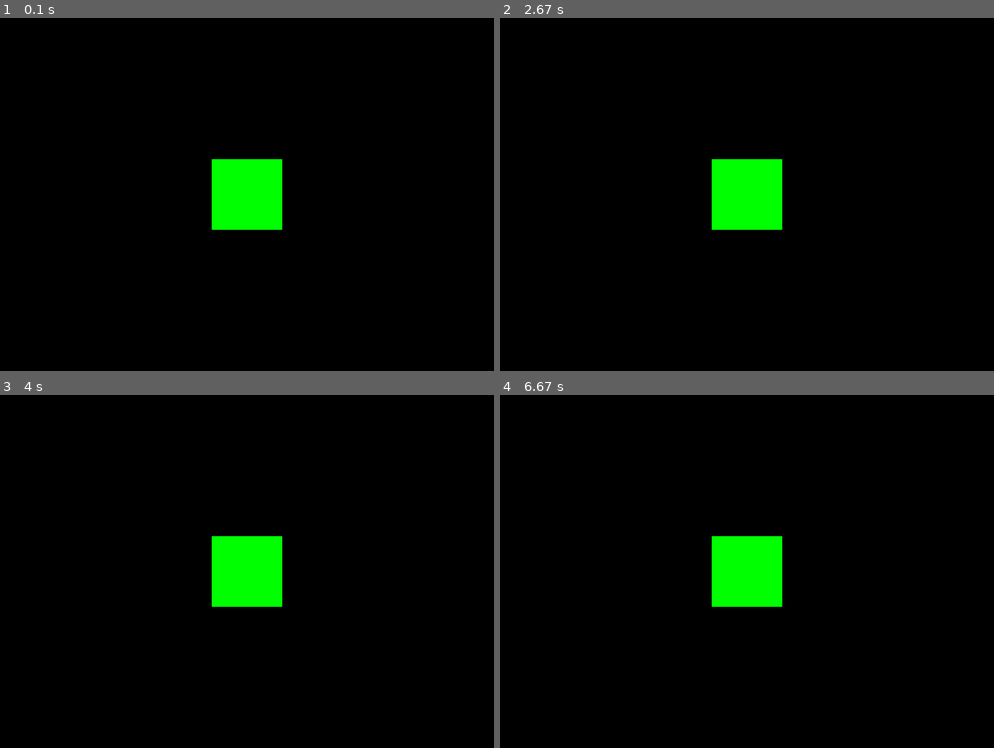
Above: before the commit, frames 1-4 (two rows, left to right).
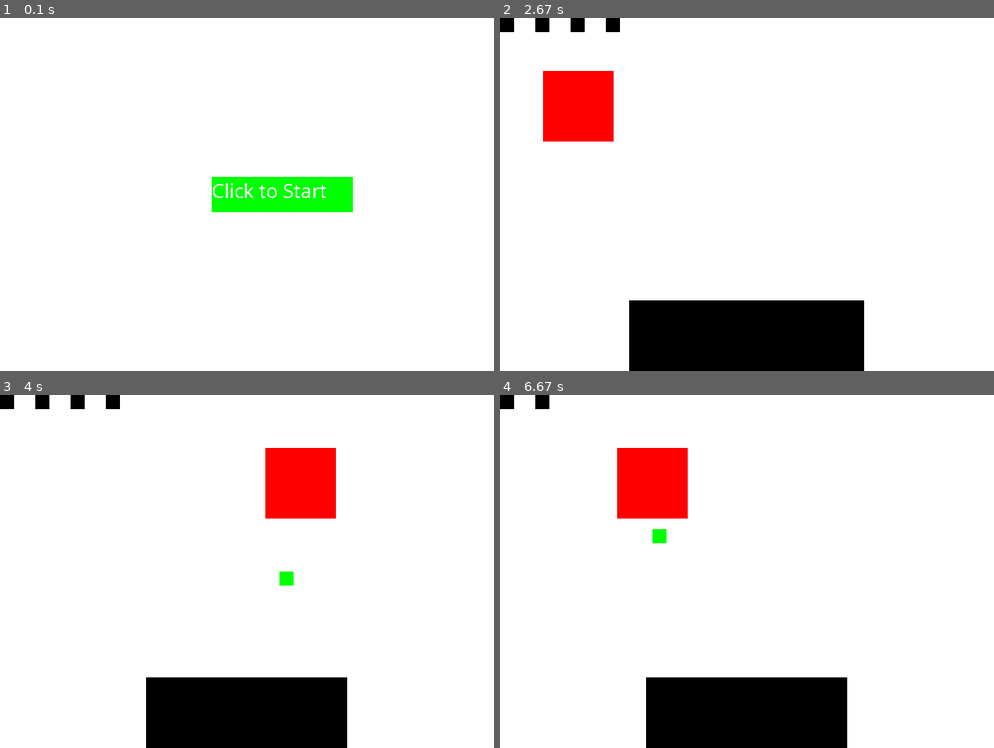
Above: after the commit, the same moments.

Repository: bburchett13/pygamePlayground
Game: pygame game, started from test.py
Two runs of this game, one before a commit and one after it. Both use one fixed random seed, a clock stepped at 60 frames per second and the inputs below.
Inputs (mouse positions are in pixels of both pictures, inside the frame that each line leads up to):
- Up to frame 1 (0.1 s): no input
- Up to frame 2 (2.67 s): click (781, 194) at 0.38 s, where only the run after the commit has a clickable "Click to Start"
- Up to frame 3 (4 s): tap Space at 3.17, 3.57, 3.87 s
- Up to frame 4 (6.67 s): tap Space at 4.4, 4.7, 4.9, 5.2, 5.8, 6.1, 6.63 s

The runs differ from the first frame. In frame 1, 99% of the frame differs, in the area x 0-100%, y 0-100%; in frame 2, 90%; in frame 3, 91%; in frame 4, 92%.

Commit message:
moved menu and game to functions

Diff:
--- a/test.py
+++ b/test.py
@@ -1,7 +1,11 @@
 # Import the pygame library and initialise the game engine
 import pygame
 import math
+from pygame import font
 pygame.init()
+pygame.font.init() # you have to call this at the start,
+                   # if you want to use this module.
+my_font = pygame.font.SysFont('Comic Sans MS', 30)
 
 # Define some colors
 BLACK = ( 0, 0, 0)
@@ -13,22 +17,9 @@
 Width = 700
 Height = 500
 size = (Width, Height)
-rectLocationX = 1
-rectLocationY = 75
+
 
 tickRate = 30
-
-targetWidth = math.floor(10000/tickRate)
-targetHeight = 100
-
-rectWidth = 100
-rectHeight = 100
-fallRectX = 0
-fallRectY = rectLocationY + rectHeight
-fallRectVelocity = tickRate/2
-
-velocity = tickRate/4
-draw = False
 screen = pygame.display.set_mode(size)
 pygame.display.set_caption("My First Game")
 
@@ -38,14 +29,24 @@
 clock = pygame.time.Clock()
 
 game = False
+lives = 4
 
-# Menu
+#define menu
+def menu(game):
+    while game == False:
+        screen.fill(WHITE)
 
-# -------- Main Program Loop -----------
-while carryOn:
-    while game == False:
-        screen.fill(BLACK)
-        pygame.draw.rect(screen, GREEN, [(Width-rectWidth)/2, (Height-rectHeight)/2, rectWidth, rectHeight],0)
+        #Create button surface
+        button_surface = pygame.Surface((200, 50))
+        # Create a pygame.Rect object that represents the button's boundaries
+        button_rect = pygame.Rect((Width-200/2)/2, (Height-50)/2, 200, 50)  # Adjust the position as needed
+
+        pygame.draw.rect(screen, GREEN, [(Width-200/2)/2, (Height-50)/2, 200, 50],0)
+
+        # Render text on the button
+        text = my_font.render("Click to Start", False, WHITE)
+        # text_rect = text.get_rect(center=(button_surface.get_width()/2, button_surface.get_height()/2))
+        screen.blit(text, ((Width-200/2)/2,(Height-50)/2))
         pygame.display.flip()
 
         key = pygame.key.get_pressed()
@@ -59,48 +60,128 @@
             if event.type == pygame.QUIT: # If user clicked close
                 game = True
                 carryOn = False # Flag that we are done so we can exit the while loop
-
+            if event.type == pygame.MOUSEBUTTONDOWN and event.button == 1:
+                # Call the on_mouse_button_down() function
+                if button_rect.collidepoint(event.pos):
+                    pygame.time.delay(2000)
+                    lives = 4
+                    game = True
             clock.tick(tickRate)
 
+    return [lives, game]
+
+#define first game
+def alien(tickRate, lives, game):
+    rectLocationX = 1
+    rectLocationY = 75
+    rectWidth = 100
+    rectHeight = 100
+    fallRectX = 0
+    fallRectY = rectLocationY + rectHeight
+    fallRectVelocity = tickRate/2
     targetWidth = math.floor(10000/tickRate)
-    keys = pygame.key.get_pressed()
-    if keys[pygame.K_SPACE] and draw == False:
-         draw = True
-         fallRectX = rectLocationX + rectWidth/2
-         pygame.draw.rect(screen, GREEN, [fallRectX, fallRectY, rectWidth/5, rectHeight/5],0)
-    # --- Main event loop
-    for event in pygame.event.get(): # User did something
-        if event.type == pygame.QUIT: # If user clicked close
-              carryOn = False # Flag that we are done so we can exit the while loop
+    targetHeight = 100
+    draw = False
+    velocity = tickRate/4
 
-     # --- Game logic should go here
-     # --- Drawing code should go here
-     # First, clear the screen to white.
-    screen.fill(WHITE)
-     #The you can draw different shapes and lines or add text to your background stage.
-    pygame.draw.rect(screen, RED, [rectLocationX, rectLocationY, rectWidth, rectHeight],0)
-    pygame.draw.rect(screen, BLACK, [(Width-targetWidth)/2, (Height-targetHeight), targetWidth, targetHeight],0)
-    if draw:
-        fallRectY += fallRectVelocity
-        pygame.draw.rect(screen, GREEN, [fallRectX, fallRectY, rectWidth/5, rectHeight/5],0)
-        if fallRectY > 500:
-             draw = False
-             fallRectY = rectLocationY + rectHeight
-             tickRate = 30
-             game = False
-        elif fallRectY > (Height-targetHeight) and fallRectX > (Width-targetWidth)/2 and (fallRectX+rectWidth/5) < (Width-targetWidth)/2 + targetWidth:
-             tickRate+=5
-             fallRectY = rectLocationY + rectHeight
-             draw = False
+    while game:
+        targetWidth = math.floor(10000/tickRate)
+        keys = pygame.key.get_pressed()
+        if keys[pygame.K_SPACE] and draw == False:
+            draw = True
+            fallRectX = rectLocationX + rectWidth/2
+            pygame.draw.rect(screen, GREEN, [fallRectX, fallRectY, rectWidth/5, rectHeight/5],0)
+        # --- Main event loop
+        for event in pygame.event.get(): # User did something
+            if event.type == pygame.QUIT: # If user clicked close
+                game = False
+                carryOn = False # Flag that we are done so we can exit the while loop
+
+        # --- Game logic should go here
+        # --- Drawing code should go here
+        # First, clear the screen to white.
+        screen.fill(WHITE)
+        for life in range(0,lives):
+            pygame.draw.rect(screen, BLACK, [life*rectWidth/2, 0,rectWidth/5, rectHeight/5])
+        #The you can draw different shapes and lines or add text to your background stage.
+        pygame.draw.rect(screen, RED, [rectLocationX, rectLocationY, rectWidth, rectHeight],0)
+        pygame.draw.rect(screen, BLACK, [(Width-targetWidth)/2, (Height-targetHeight), targetWidth, targetHeight],0)
+        if draw:
+            fallRectY += fallRectVelocity
+            pygame.draw.rect(screen, GREEN, [fallRectX, fallRectY, rectWidth/5, rectHeight/5],0)
+            if fallRectY > 500:
+                draw = False
+                fallRectY = rectLocationY + rectHeight
+                tickRate = 30
+                lives -= 1
+                if lives < 1:
+                    game = False
+            elif fallRectY > (Height-targetHeight) and fallRectX > (Width-targetWidth)/2 and (fallRectX+rectWidth/5) < (Width-targetWidth)/2 + targetWidth:
+                tickRate+=5
+                fallRectY = rectLocationY + rectHeight
+                draw = False
+
+        # --- Go ahead and update the screen with what we've drawn.
+        pygame.display.flip()
+        if rectLocationX < 0 or rectLocationX + 100 > 700: velocity = velocity * (-1)
+        rectLocationX += velocity
+
+        # --- Limit to 60 frames per second
+        clock.tick(tickRate)
+    return [game, lives]
+
+
+# -------- Main Program Loop -----------
+while carryOn:
+
+    [lives, game] = menu(game)
+
+    if carryOn:
+        [game, lives] = alien(tickRate, lives, game)
+    clock.tick(tickRate)
+    # targetWidth = math.floor(10000/tickRate)
+    # keys = pygame.key.get_pressed()
+    # if keys[pygame.K_SPACE] and draw == False:
+    #      draw = True
+    #      fallRectX = rectLocationX + rectWidth/2
+    #      pygame.draw.rect(screen, GREEN, [fallRectX, fallRectY, rectWidth/5, rectHeight/5],0)
+    # # --- Main event loop
+    # for event in pygame.event.get(): # User did something
+    #     if event.type == pygame.QUIT: # If user clicked close
+    #           carryOn = False # Flag that we are done so we can exit the while loop
+
+    #  # --- Game logic should go here
+    #  # --- Drawing code should go here
+    #  # First, clear the screen to white.
+    # screen.fill(WHITE)
+    # for life in range(0,lives):
+    #     pygame.draw.rect(screen, BLACK, [life*rectWidth/2, 0,rectWidth/5, rectHeight/5])
+    #  #The you can draw different shapes and lines or add text to your background stage.
+    # pygame.draw.rect(screen, RED, [rectLocationX, rectLocationY, rectWidth, rectHeight],0)
+    # pygame.draw.rect(screen, BLACK, [(Width-targetWidth)/2, (Height-targetHeight), targetWidth, targetHeight],0)
+    # if draw:
+    #     fallRectY += fallRectVelocity
+    #     pygame.draw.rect(screen, GREEN, [fallRectX, fallRectY, rectWidth/5, rectHeight/5],0)
+    #     if fallRectY > 500:
+    #          draw = False
+    #          fallRectY = rectLocationY + rectHeight
+    #          tickRate = 30
+    #          lives -= 1
+    #          if lives < 1:
+    #             game = False
+    #     elif fallRectY > (Height-targetHeight) and fallRectX > (Width-targetWidth)/2 and (fallRectX+rectWidth/5) < (Width-targetWidth)/2 + targetWidth:
+    #          tickRate+=5
+    #          fallRectY = rectLocationY + rectHeight
+    #          draw = False
 
 
 
-     # --- Go ahead and update the screen with what we've drawn.
-    pygame.display.flip()
-    if rectLocationX < 0 or rectLocationX + 100 > 700: velocity = velocity * (-1)
-    rectLocationX += velocity
+    #  # --- Go ahead and update the screen with what we've drawn.
+    # pygame.display.flip()
+    # if rectLocationX < 0 or rectLocationX + 100 > 700: velocity = velocity * (-1)
+    # rectLocationX += velocity
 
-     # --- Limit to 60 frames per second
-    clock.tick(tickRate)
+    #  # --- Limit to 60 frames per second
+    # clock.tick(tickRate)
 #Once we have exited the main program loop we can stop the game engine:
 pygame.quit()
